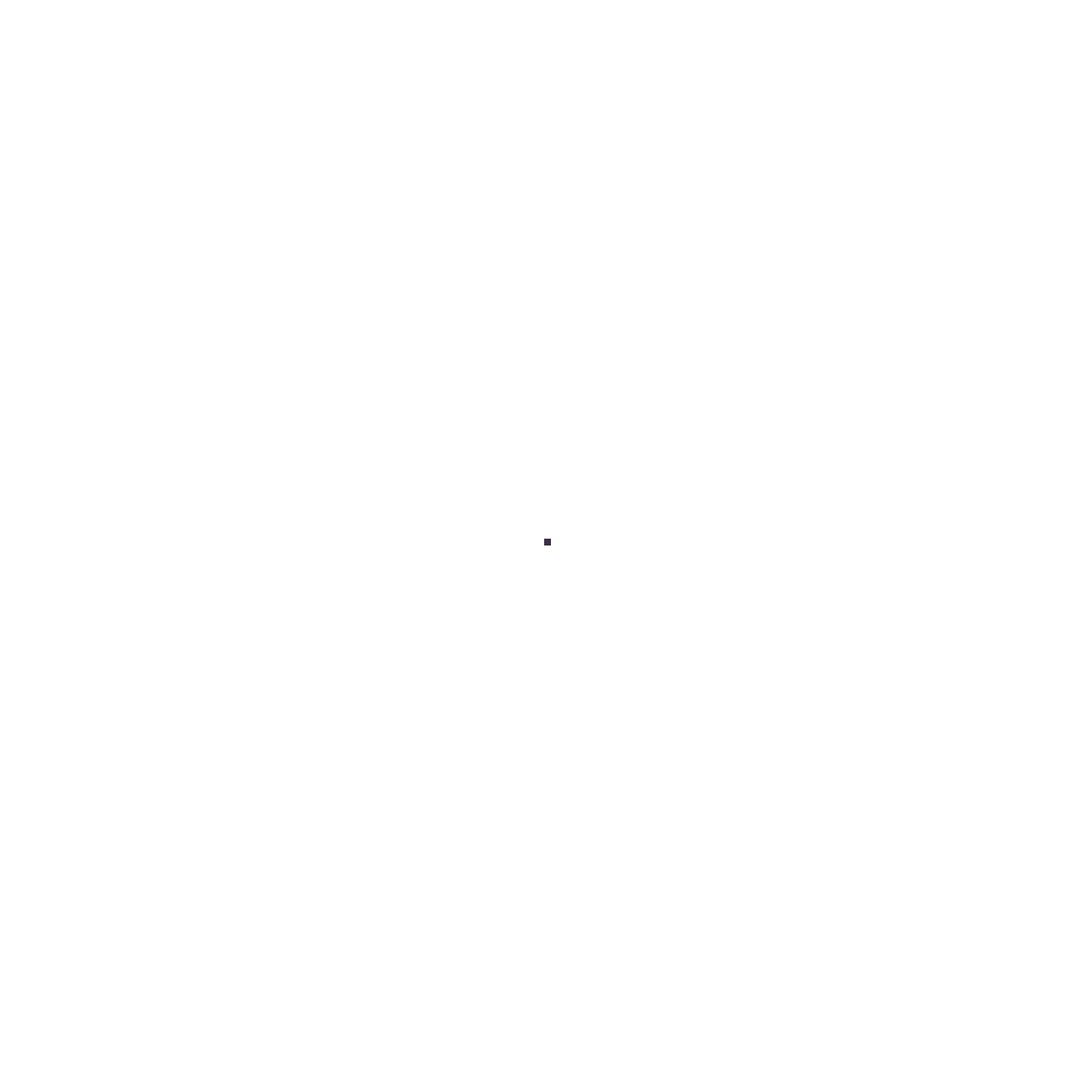
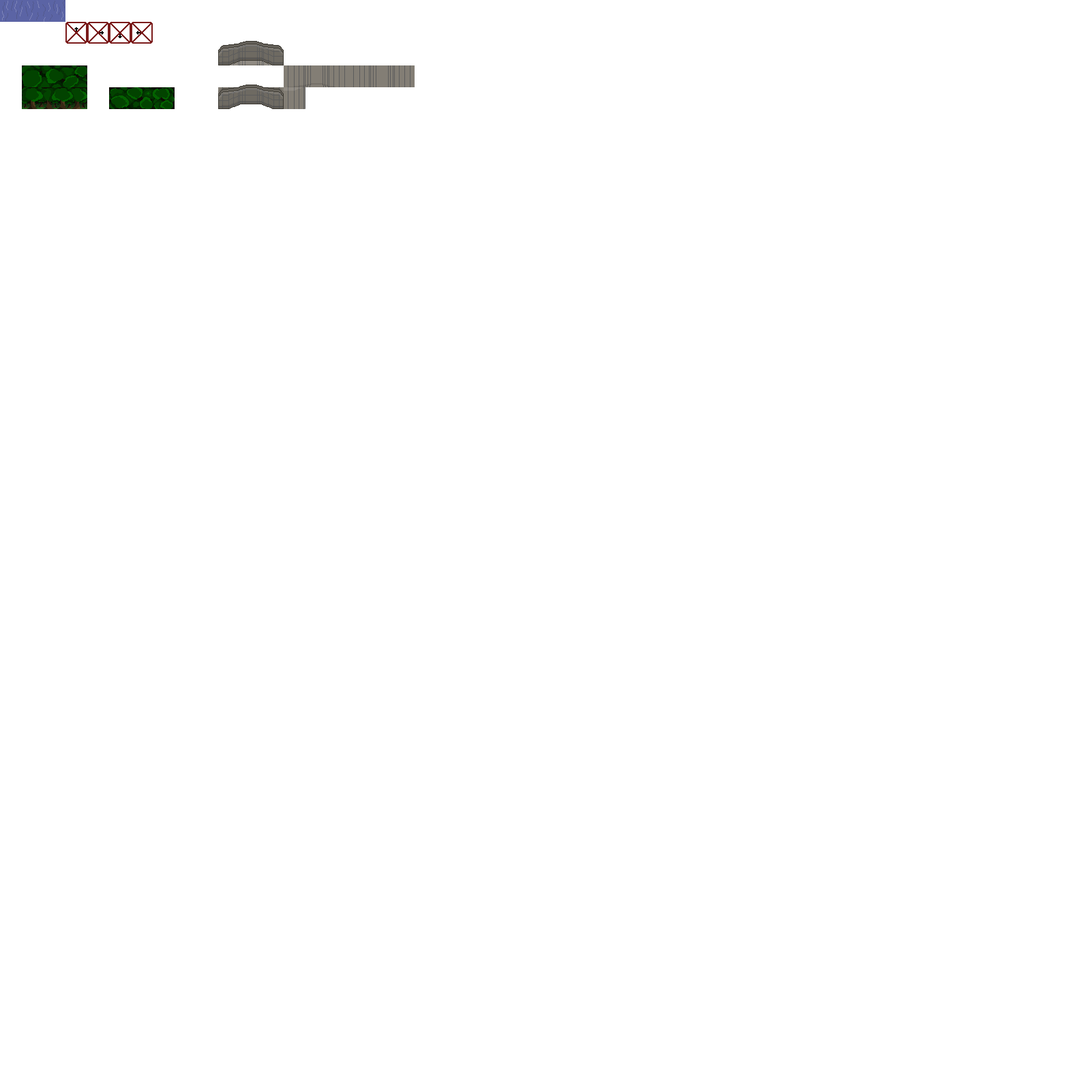
The second 1091px x 1091px image is a revision of the first. Changes to its layers:
hid group "AttaqueJoueur" (4 layers) over [left=12, top=1, right=552, bottom=546]
showed group "Tileset" (23 layers) over [left=0, top=0, right=415, bottom=110]
added layer "Calque 3" in group "Tileset" over [left=218, top=41, right=284, bottom=52]
added layer "Sombre" (2nd of 3, in "Tileset") in group "Tileset" over [left=218, top=57, right=284, bottom=109]
added layer "Clair" (2nd of 3, in "Tileset") in group "Tileset" over [left=218, top=44, right=284, bottom=100]
added layer "LinePierre" in group "Tileset" over [left=218, top=45, right=284, bottom=109]
added layer "Pont" in group "Tileset" over [left=218, top=40, right=284, bottom=110]
added layer "Sombre" (3rd of 3, in "Tileset") (10%) in group "Tileset" over [left=287, top=83, right=336, bottom=89]
added layer "Colo" in group "Tileset" over [left=284, top=65, right=349, bottom=109]
added layer "SolPont" in group "Tileset" over [left=283, top=65, right=350, bottom=88]
added layer "colo" in group "Tileset" over [left=349, top=65, right=415, bottom=88]
added layer "SolPont2" in group "Tileset" over [left=349, top=65, right=415, bottom=88]
added layer "Calque 5" (10%) in group "Tileset" over [left=283, top=87, right=303, bottom=91]
added layer "Calque 6" in group "Tileset" over [left=287, top=87, right=306, bottom=110]
added layer "top" in group "Tileset" over [left=283, top=87, right=306, bottom=110]
